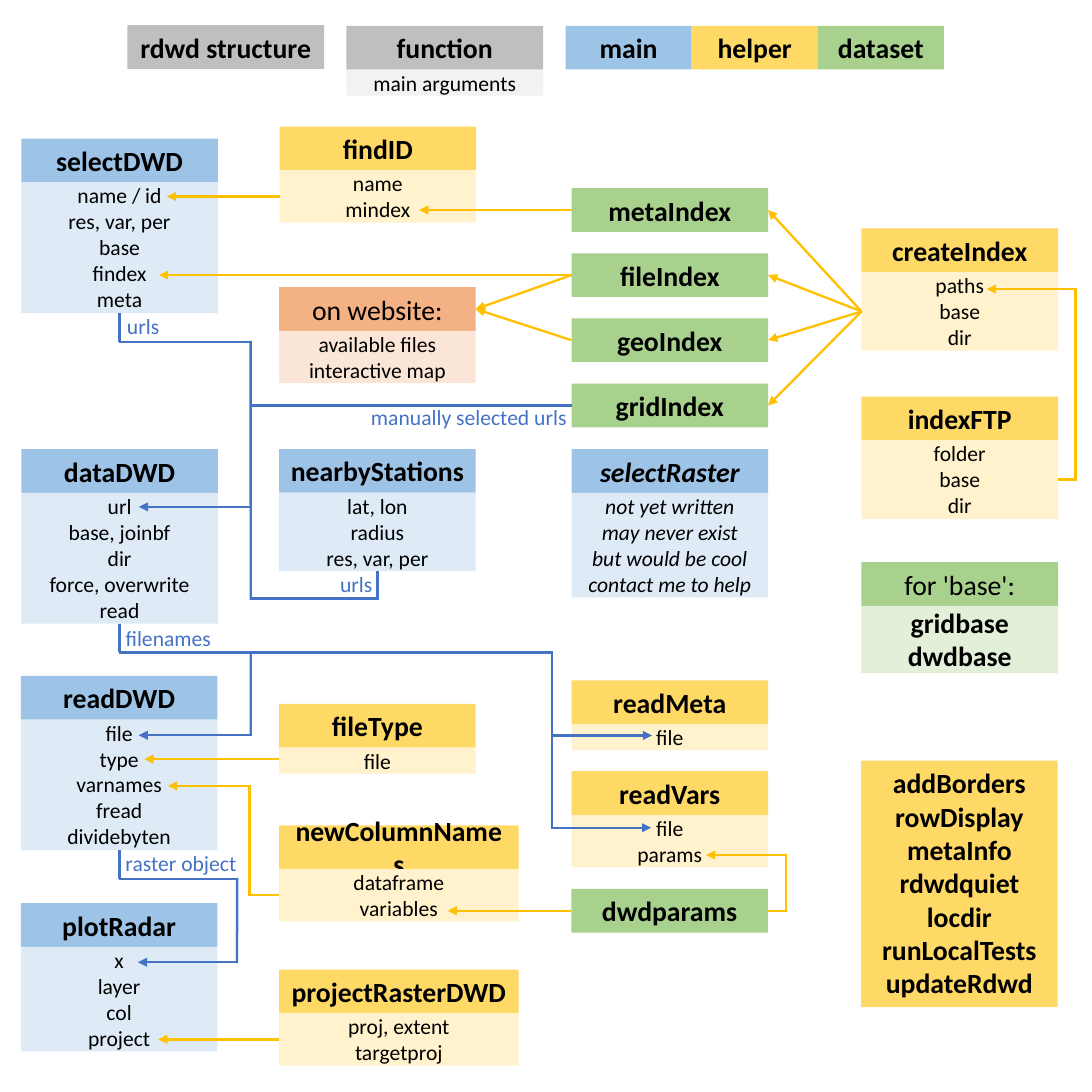
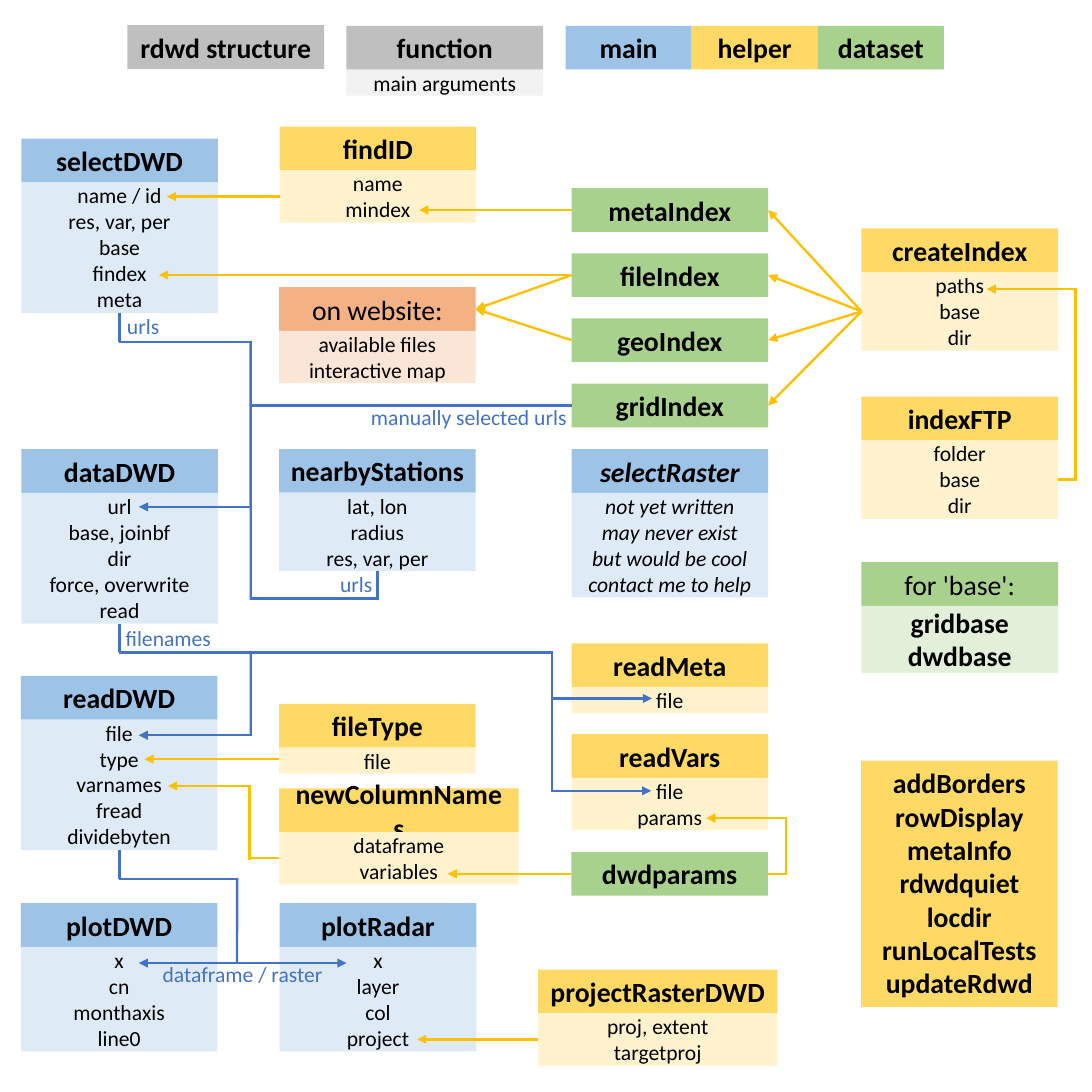
Before and after one commit to brry/rdwd, a slide deck: slide 1 of misc/vign/PackageSchematic.pptx. Drawn at 1092x1092 pixels with LibreOffice and Linux fonts; fonts in the diff are those of the drawing. Boxes give left, top, right and bottom in pixels: in the first picture for what was removed or moved away, otherwise in the second. Text is boxed around its words. In the diff, an @@ line names an element or a change of style, - is before the commit and + after.

Commit message:
plotDWD: initial release

```diff
--- a/misc/vign/PackageSchematic.pptx
+++ b/misc/vign/PackageSchematic.pptx
@@ line moved from (552, 653) - (552, 827) to (552, 653) - (552, 790) @@
@@ line moved from (250, 897) - (250, 785) to (250, 860) - (250, 785) @@
@@ 1 rounded rectangle, 1 arrow, 1 line: place and size @@
-1 rounded rectangle, 1 arrow, 1 line at box(572, 725, 787, 912)
+1 rounded rectangle, 1 arrow, 1 line at box(572, 687, 787, 876)
@@ 6 rounded rectangles, 3 arrows, 2 lines: place and size @@
-6 rounded rectangles, 3 arrows, 2 lines at box(251, 680, 787, 932)
+6 rounded rectangles, 3 arrows, 2 lines at box(251, 644, 787, 896)
@@ rounded rectangle added at box(21, 903, 218, 947), fill #9DC3E6, 18 pt, text #000000, bold @@
+plotDWD
@@ rounded rectangle added at box(21, 947, 218, 1051), fill #DEEBF7, 14 pt, text #000000 @@
+x
+cn
+monthaxis
+line0
@@ arrow moved from (237, 962) - (138, 962) to (139, 963) - (346, 963) @@
@@ arrow (139, 963) - (346, 963): arrow to double arrow @@
@@ text at box(163, 967, 322, 982): text changed @@
-raster object
+dataframe / raster
@@ 4 rounded rectangles, 1 arrow: place and size @@
-4 rounded rectangles, 1 arrow at box(21, 903, 519, 1065)
+4 rounded rectangles, 1 arrow at box(280, 903, 778, 1065)
```
Also in this commit, not shown: 6 other files.
